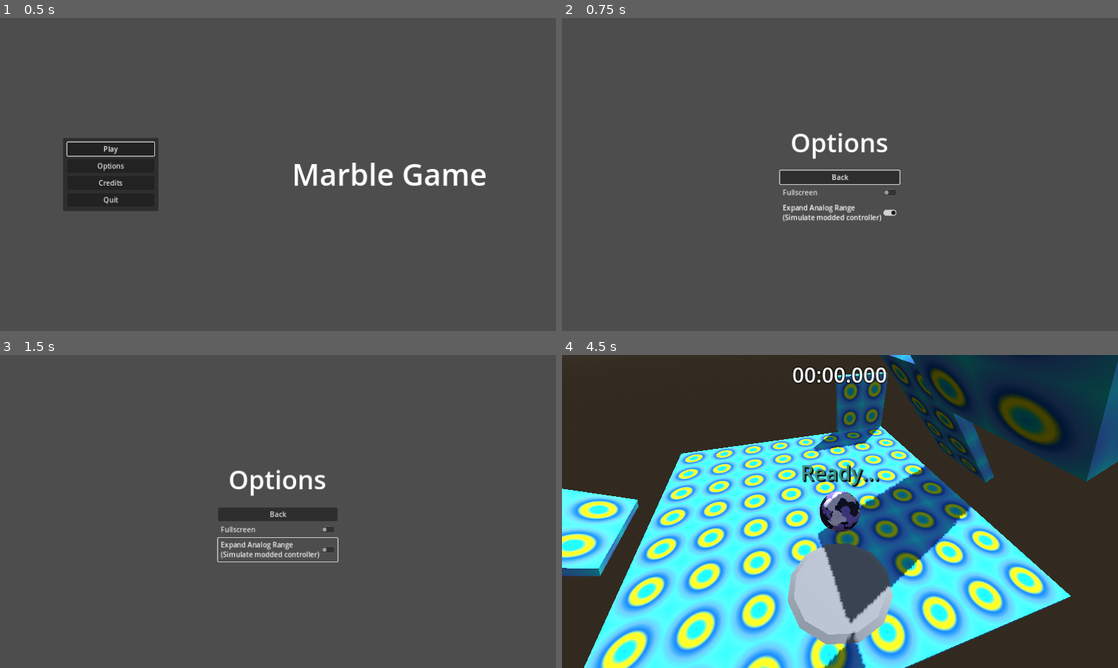
Above: before the commit, frames 1-4 (two rows, left to right).
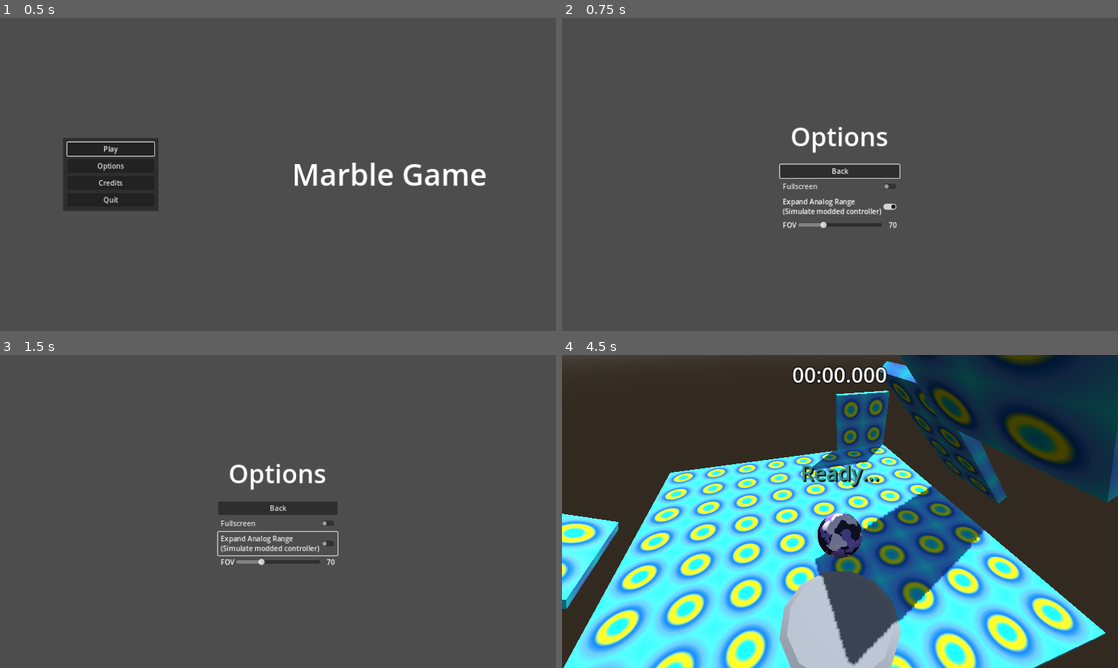
Above: after the commit, the same moments.

Repository: thearst3rd/godot4-marble-game
Game: Godot game, scene res://src/states/menu/main_menu.tscn
Two runs of this game, one before a commit and one after it. Both use one fixed random seed, a clock stepped at 60 frames per second and the inputs below.
Inputs (mouse positions are in pixels of both pictures, inside the frame that each line leads up to):
- Up to frame 1 (0.5 s): no input
- Up to frame 2 (0.75 s): click "Options" at 0.5 s
- Up to frame 3 (1.5 s): click "Expand Analog Range (Simulate…" at 1.25 s
- Up to frame 4 (4.5 s): click "Back" at 2 s; click "Play" at 2.75 s; click "Test Level" at 3.5 s; tap Enter at 4.25 s; move the mouse to (867, 511) at 4.27 s; hold W (forward) from 4.28 s (still down); tap Down (camera_down) at 4.35 s

Frame 1 is identical in both runs. In frame 2, 2.8% of the frame differs, in the area x 39-61%, y 34-68%; in frame 3, 2.7%; in frame 4, 53%, in the area x 0-100%, y 0-100%.

Commit message:
Camera improvements/adjustable FOV

Diff:
--- a/src/objects/marble.gd
+++ b/src/objects/marble.gd
@@ -28,10 +28,11 @@
 @onready var mesh_instance: MeshInstance3D = %MeshInstance3D
 @onready var center_node: Node3D = %CenterNode
 @onready var spring_arm: SpringArm3D = %SpringArm3D
+@onready var camera_transform: RemoteTransform3D = %CameraRemoteTransform
 
 
 func _ready() -> void:
-	look_direction = spring_arm.global_rotation
+	look_direction = camera_transform.global_rotation
 	look_direction.z = 0.0
 	look_direction_raw = look_direction
 	center_node.top_level = true
@@ -68,7 +69,7 @@
 	look_direction.y = wrapf(look_direction.y, 0, TAU)
 	look_direction.x = clampf(look_direction.x, -PI/2 + 0.1, PI/2)
 	look_direction_raw = look_direction
-	spring_arm.rotation = look_direction
+	spring_arm.rotation = look_direction - camera_transform.rotation
 
 
 func _on_mouse_moved(relative: Vector2) -> void:
--- a/src/objects/marble.tscn
+++ b/src/objects/marble.tscn
@@ -41,6 +41,8 @@
 margin = 0.1
 
 [node name="CameraRemoteTransform" type="RemoteTransform3D" parent="CenterNode/SpringArm3D"]
+unique_name_in_owner = true
+transform = Transform3D(1, 0, 0, 0, 0.994522, -0.104528, 0, 0.104528, 0.994522, 0, 0, 0)
 
 [node name="TriggerDetector" type="Area3D" parent="."]
 collision_layer = 0
--- a/src/scripts/global.gd
+++ b/src/scripts/global.gd
@@ -4,6 +4,7 @@
 var level_path: String
 
 var expand_analog := true
+var fov := 70
 
 
 func _ready() -> void:
--- a/src/states/game/game_viewport.gd
+++ b/src/states/game/game_viewport.gd
@@ -1,9 +1,14 @@
 extends TextureRect
+
+
+@onready var camera: Camera3D = %Camera3D
 
 
 func _ready() -> void:
 	# Do this here instead of in the scene to prevent debugger errors
 	texture = ($SubViewport as SubViewport).get_texture()
+
+	camera.fov = Global.fov
 
 	set_viewport_size()
 	get_viewport().connect("size_changed", self.set_viewport_size)
--- a/src/states/menu/options_menu.gd
+++ b/src/states/menu/options_menu.gd
@@ -4,12 +4,16 @@
 @onready var back_button: Button = %BackButton
 @onready var fullscreen_check: CheckButton = %FullscreenCheck
 @onready var expand_analog_check: CheckButton = %ExpandAnalogCheck
+@onready var fov_slider: HSlider = %FovSlider
+@onready var fov_label: Label = %FovLabel
 
 
 func _ready() -> void:
 	back_button.grab_focus()
 	fullscreen_check.set_pressed_no_signal(get_tree().get_root().mode == Window.MODE_FULLSCREEN)
 	expand_analog_check.set_pressed_no_signal(Global.expand_analog)
+	fov_slider.set_value_no_signal(Global.fov)
+	fov_label.text = str(Global.fov)
 
 
 func _process(_delta: float) -> void:
@@ -34,3 +38,8 @@
 
 func _on_expand_analog_check_toggled(button_pressed: bool) -> void:
 	Global.expand_analog = button_pressed
+
+
+func _on_fov_slider_value_changed(value: float) -> void:
+	Global.fov = int(value)
+	fov_label.text = str(Global.fov)
--- a/src/states/menu/options_menu.tscn
+++ b/src/states/menu/options_menu.tscn
@@ -44,6 +44,35 @@
 text = "Expand Analog Range
 (Simulate modded controller)"
 
+[node name="M" type="MarginContainer" parent="V/V"]
+layout_mode = 2
+theme_override_constants/margin_left = 6
+theme_override_constants/margin_right = 6
+
+[node name="H" type="HBoxContainer" parent="V/V/M"]
+layout_mode = 2
+
+[node name="Label" type="Label" parent="V/V/M/H"]
+layout_mode = 2
+text = "FOV"
+
+[node name="FovSlider" type="HSlider" parent="V/V/M/H"]
+unique_name_in_owner = true
+layout_mode = 2
+size_flags_horizontal = 3
+size_flags_vertical = 4
+min_value = 50.0
+max_value = 120.0
+value = 70.0
+
+[node name="FovLabel" type="Label" parent="V/V/M/H"]
+unique_name_in_owner = true
+custom_minimum_size = Vector2(30, 0)
+layout_mode = 2
+text = "70"
+horizontal_alignment = 2
+
 [connection signal="pressed" from="V/V/BackButton" to="." method="_on_back_button_pressed"]
 [connection signal="toggled" from="V/V/FullscreenCheck" to="." method="_on_fullscreen_check_toggled"]
 [connection signal="toggled" from="V/V/ExpandAnalogCheck" to="." method="_on_expand_analog_check_toggled"]
+[connection signal="value_changed" from="V/V/M/H/FovSlider" to="." method="_on_fov_slider_value_changed"]
Not shown: 1 places in src/states/game/game_viewport.tscn that only renumber resources
